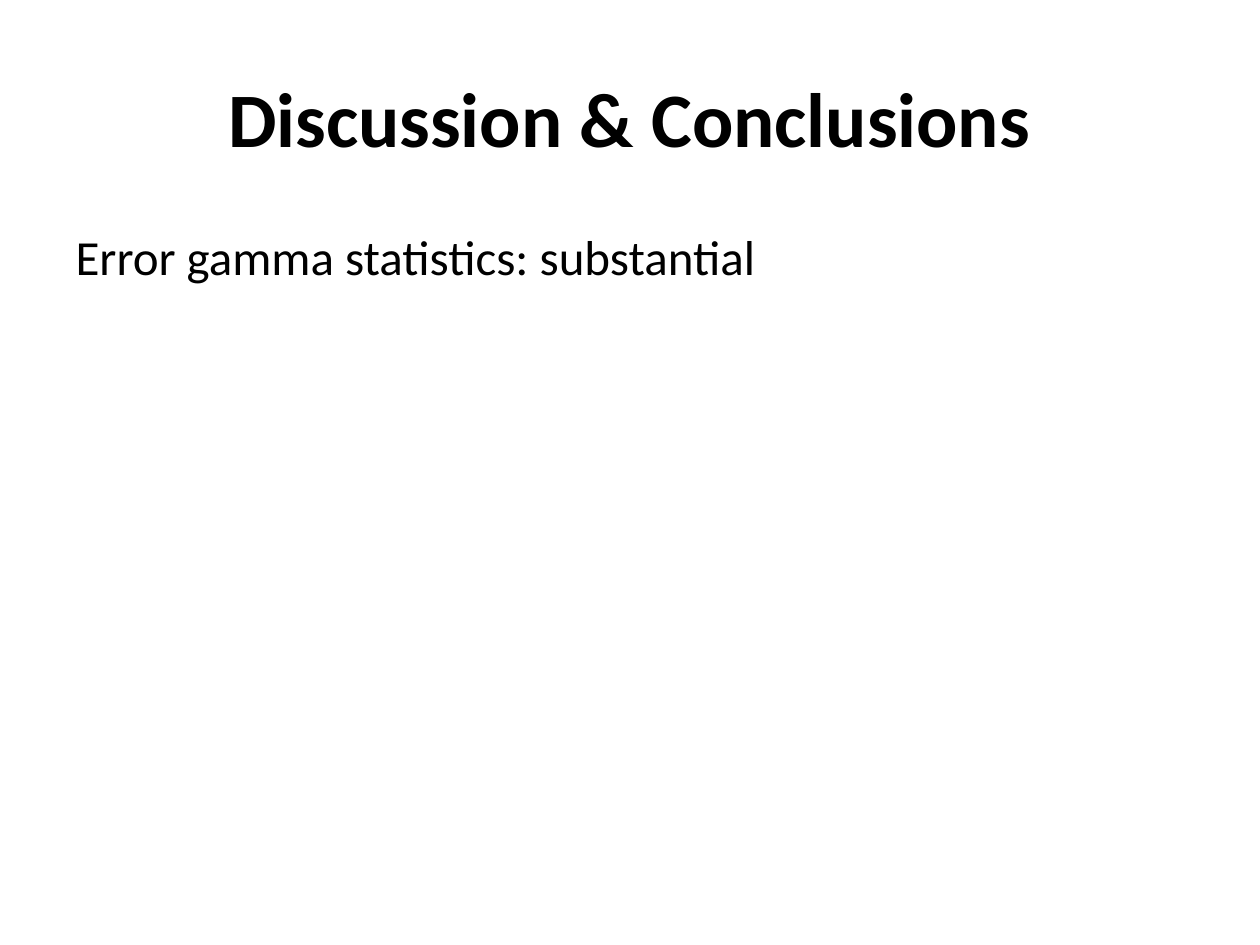
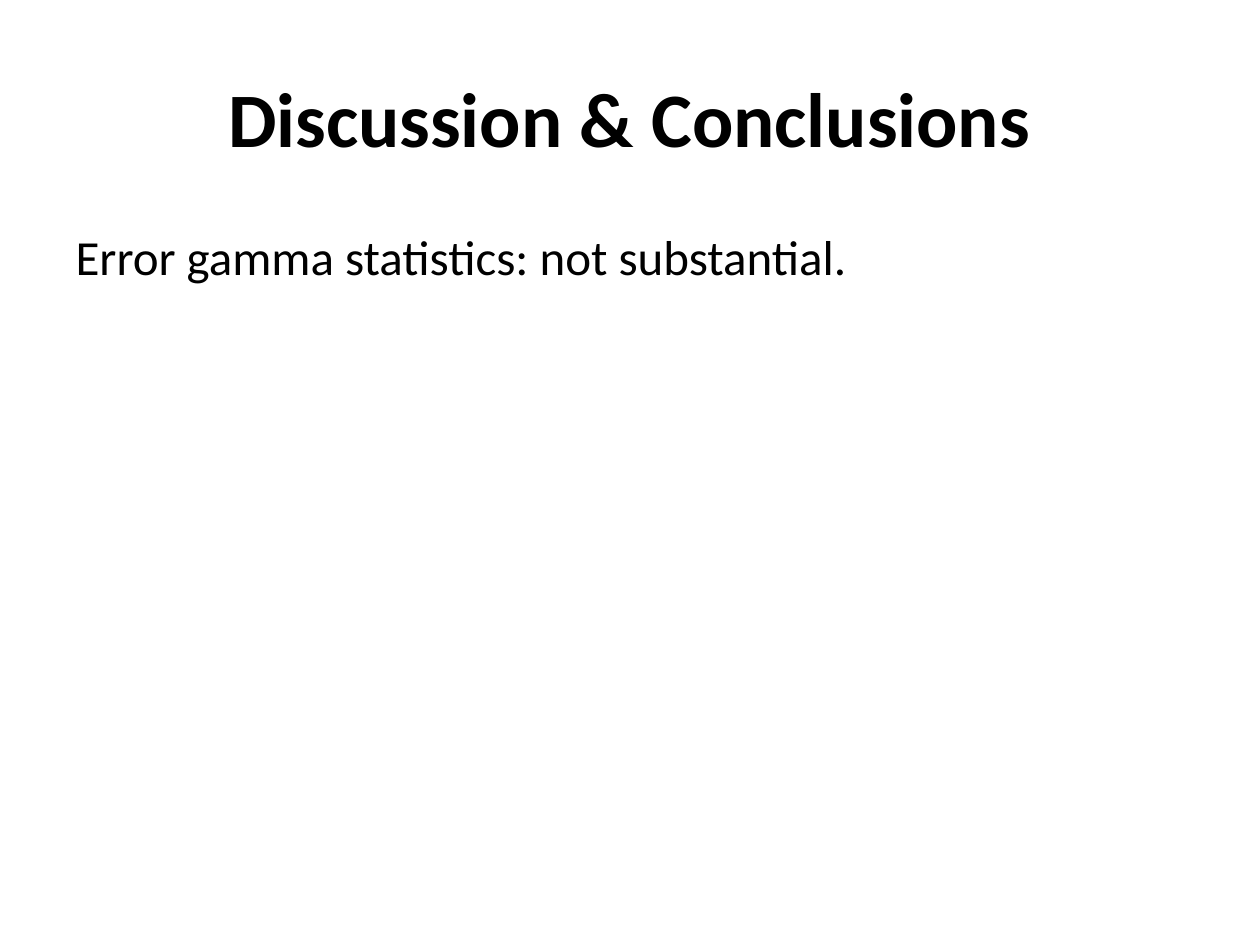
Before and after one commit to richelbilderbeek/Cer2016, a slide deck: slide 16 of doc/Cer2016_Femke Thon & Jolien Gay_without graphs.pptx (slide 13 before the commit). Drawn at 1260x945 pixels with LibreOffice and Linux fonts; fonts in the diff are those of the drawing; background and template pictures are left out. Boxes give left, top, right and bottom in pixels: in the first picture for what was removed or moved away, otherwise in the second. Text is boxed around its words. In the diff, an @@ line names an element or a change of style, - is before the commit and + after.

Commit message:
presentation

```diff
--- a/doc/Cer2016_Femke Thon & Jolien Gay_without graphs.pptx
+++ b/doc/Cer2016_Femke Thon & Jolien Gay_without graphs.pptx
@@ text at bbox=[76, 241, 847, 284]: text changed @@
-Error gamma statistics: substantial
+Error gamma statistics: not substantial.
```
Also in this commit, not shown: 4 slides added, 1 slide removed.
